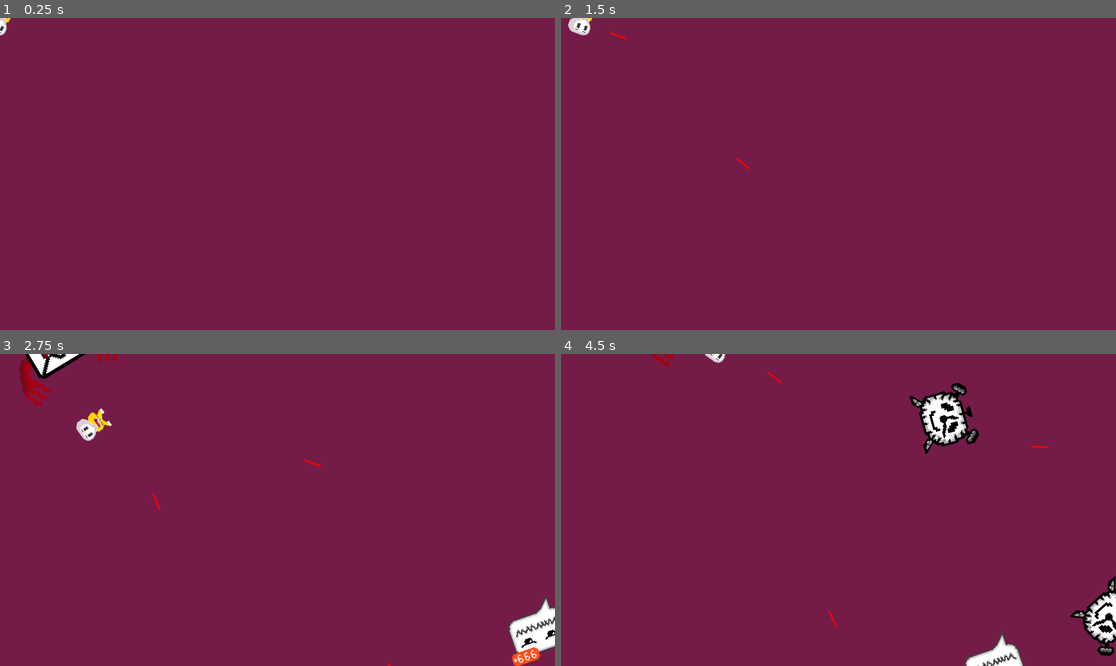
Above: before the commit, frames 1-4 (two rows, left to right).
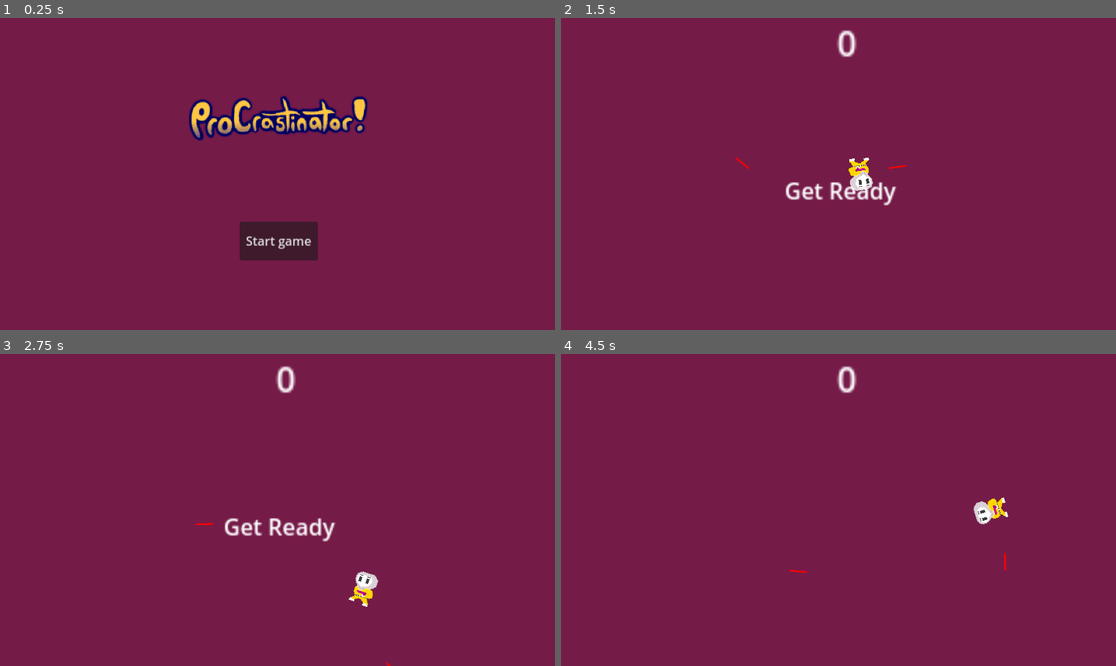
Above: after the commit, the same moments.

Repository: gitMelty/Pro-Crastinator
Game: Godot game, scene res://main.tscn
Two runs of this game, one before a commit and one after it. Both use one fixed random seed, a clock stepped at 60 frames per second and the inputs below.
Inputs (mouse positions are in pixels of both pictures, inside the frame that each line leads up to):
- Up to frame 1 (0.25 s): no input
- Up to frame 2 (1.5 s): click (838, 239) at 0.5 s, where only the run after the commit has a clickable "Start game"; tap Enter at 1.25 s; move the mouse to (960, 158) at 1.27 s; hold D (move_right) from 1.28 s (still down); click (960, 158) at 1.35 s
- Up to frame 3 (2.75 s): move the mouse to (166, 525) at 2.02 s; release D (move_right) at 2.03 s; hold S (move_down) from 2.03 s (still down); click (166, 525) at 2.1 s
- Up to frame 4 (4.5 s): move the mouse to (894, 441) at 2.77 s; release S (move_down) at 2.78 s; hold D (move_right) 2.78-3.53 s; click (894, 441) at 2.85 s; move the mouse to (810, 572) at 3.52 s; hold W (move_up) 3.53-4.28 s; click (810, 572) at 3.6 s; move the mouse to (1005, 556) at 4.27 s; hold A (move_left) from 4.28 s (still down); click (1005, 556) at 4.35 s

The runs differ from the first frame. In frame 1, 4.5% of the frame differs, in the area x 0-67%, y 0-78%; in frame 2, 1.4%; in frame 3, 3.7%; in frame 4, 3.9%.

Commit message:
Added HUD, laser collision and enemy collision, new game and game over states

Diff:
--- a/twin-stick-shooter/Player.tscn
+++ b/twin-stick-shooter/Player.tscn
@@ -1,10 +1,19 @@
-[gd_scene load_steps=5 format=3 uid="uid://b2yw21h5k8lbu"]
+[gd_scene load_steps=6 format=3 uid="uid://b2yw21h5k8lbu"]
 
 [ext_resource type="Script" uid="uid://bxuenpsqti65i" path="res://player.gd" id="1_kpjcp"]
+[ext_resource type="Texture2D" uid="uid://ct2ge0o7orxk4" path="res://art/player_flipped.png" id="2_kne1u"]
 [ext_resource type="Texture2D" uid="uid://bfj2n2c8lucec" path="res://art/player.png" id="2_kpjcp"]
 
 [sub_resource type="SpriteFrames" id="SpriteFrames_dtqjt"]
 animations = [{
+"frames": [{
+"duration": 1.0,
+"texture": ExtResource("2_kne1u")
+}],
+"loop": true,
+"name": &"flipped",
+"speed": 5.0
+}, {
 "frames": [],
 "loop": true,
 "name": &"up",
@@ -23,7 +32,7 @@
 radius = 48.0
 height = 128.0
 
-[node name="Player" type="CharacterBody2D"]
+[node name="Player" type="CharacterBody2D" groups=["Player"]]
 script = ExtResource("1_kpjcp")
 metadata/_edit_group_ = true
 
@@ -33,8 +42,13 @@
 sprite_frames = SubResource("SpriteFrames_dtqjt")
 animation = &"walk"
 
-[node name="CollisionShape2D" type="CollisionShape2D" parent="."]
+[node name="Area2D" type="Area2D" parent="."]
+
+[node name="CollisionShape2D" type="CollisionShape2D" parent="Area2D"]
 shape = SubResource("CapsuleShape2D_5ncpa")
 
 [node name="Muzzle" type="Marker2D" parent="."]
-position = Vector2(-95, 0)
+position = Vector2(-91, 0)
+
+[connection signal="area_entered" from="Area2D" to="." method="_on_area_2d_area_entered"]
+[connection signal="body_entered" from="Area2D" to="." method="_on_area_2d_body_entered"]
--- /dev/null
+++ b/twin-stick-shooter/hud.gd
@@ -0,0 +1,45 @@
+extends CanvasLayer
+
+
+# Called when the node enters the scene tree for the first time.
+func _ready() -> void:
+	pass # Replace with function body.
+
+
+# Called every frame. 'delta' is the elapsed time since the previous frame.
+#func _process(delta: float) -> void:
+	#pass
+
+signal start_game
+
+func show_message(text):
+	$Message.text = text
+	$Message.show()
+	$MessageTimer.start()
+
+func show_game_over():
+	show_message("Game Over")
+	# Wait until the MessageTimer has counted down.
+	await $MessageTimer.timeout
+
+	# Make a one-shot timer and wait for it to finish.
+	await get_tree().create_timer(1.0).timeout
+	$StartButton.show()
+
+func update_score(score):
+	$ScoreLabel.text = str(score)
+
+
+func show_logo():
+	await get_tree().create_timer(3.0).timeout
+	$Logo.show()
+
+func hide_logo():
+	$Logo.hide()
+
+func _on_start_button_pressed() -> void: #emit start game signal when pressing the start button
+	$StartButton.hide()
+	start_game.emit()
+
+func _on_message_timer_timeout() -> void:
+	$Message.hide()
--- /dev/null
+++ b/twin-stick-shooter/hud.tscn
@@ -0,0 +1,65 @@
+[gd_scene load_steps=3 format=3 uid="uid://xrrh4lyiryow"]
+
+[ext_resource type="Script" uid="uid://cu4vrthambo2w" path="res://hud.gd" id="1_37p78"]
+[ext_resource type="Texture2D" uid="uid://bfxlrro7qcih2" path="res://art/logo.png" id="2_64ctp"]
+
+[node name="HUD" type="CanvasLayer"]
+script = ExtResource("1_37p78")
+
+[node name="MessageTimer" type="Timer" parent="."]
+wait_time = 3.0
+
+[node name="ScoreLabel" type="Label" parent="."]
+anchors_preset = 5
+anchor_left = 0.5
+anchor_right = 0.5
+offset_left = -5.0
+offset_right = 5.0
+offset_bottom = 23.0
+grow_horizontal = 2
+scale = Vector2(7.4, 7.4)
+size_flags_horizontal = 4
+horizontal_alignment = 1
+vertical_alignment = 1
+
+[node name="Message" type="Label" parent="."]
+anchors_preset = 8
+anchor_left = 0.5
+anchor_top = 0.5
+anchor_right = 0.5
+anchor_bottom = 0.5
+offset_left = -480.0
+offset_right = -280.0
+offset_bottom = 23.0
+grow_horizontal = 2
+grow_vertical = 2
+scale = Vector2(4.895, 4.895)
+size_flags_horizontal = 4
+horizontal_alignment = 1
+vertical_alignment = 1
+autowrap_mode = 2
+
+[node name="StartButton" type="Button" parent="."]
+anchors_preset = 7
+anchor_left = 0.5
+anchor_top = 1.0
+anchor_right = 0.5
+anchor_bottom = 1.0
+offset_left = -130.99994
+offset_top = -374.99994
+offset_right = -30.179932
+offset_bottom = -324.99994
+grow_horizontal = 2
+grow_vertical = 0
+scale = Vector2(2.685, 2.685)
+text = "Start game"
+
+[node name="Logo" type="Sprite2D" parent="."]
+position = Vector2(958, 341)
+texture = ExtResource("2_64ctp")
+
+[node name="LogoTimer" type="Timer" parent="."]
+wait_time = 3.0
+
+[connection signal="timeout" from="MessageTimer" to="." method="_on_message_timer_timeout"]
+[connection signal="pressed" from="StartButton" to="." method="_on_start_button_pressed"]
--- a/twin-stick-shooter/laser.gd
+++ b/twin-stick-shooter/laser.gd
@@ -20,6 +20,11 @@
 
 
 
-func _on_body_entered(body: Node2D) -> void:
-	if body.is_in_group("mobs"):
-		body.queue_free()
+func _on_body_entered(body: RigidBody2D) -> void:
+	body.queue_free()
+	queue_free()
+
+
+
+func _on_visible_on_screen_notifier_2d_screen_exited() -> void:
+	queue_free()
--- a/twin-stick-shooter/laser.tscn
+++ b/twin-stick-shooter/laser.tscn
@@ -20,4 +20,7 @@
 position = Vector2(-0.5, 0)
 shape = SubResource("RectangleShape2D_6vqwg")
 
+[node name="VisibleOnScreenNotifier2D" type="VisibleOnScreenNotifier2D" parent="."]
+
 [connection signal="body_entered" from="." to="." method="_on_body_entered"]
+[connection signal="screen_exited" from="VisibleOnScreenNotifier2D" to="." method="_on_visible_on_screen_notifier_2d_screen_exited"]
--- a/twin-stick-shooter/main.gd
+++ b/twin-stick-shooter/main.gd
@@ -5,22 +5,33 @@
 @onready var laser_container = $LaserContainer
 
 var player = null
+var score
 
 func _ready():
-	new_game()
-	player = get_tree().get_first_node_in_group("Player")
+	$Player.hide()
 
+
+
+var startpos = Vector2(960, 540)
 
 func shoot():
 	Input.action_press("shoot")
 
 func new_game():
-	#$Node2D.start($StartPosition.position)
+	$HUD.update_score(score)
+	get_tree().call_group("mobs", "queue_free")
+	$Player.show()
+	$Player.global_position = startpos
+	$HUD.show_message("Get Ready")
+	score = 0
+	$HUD.update_score(score)
+	$HUD.hide_logo()
 	$StartTimer.start()
-	get_tree().call_group("mobs", "queue_free")
+
 
 func _on_start_timer_timeout():
 	$MobTimer.start()
+
 
 func _on_mob_timer_timeout() -> void:
 	var mob = mob_scene.instantiate()
@@ -45,3 +56,13 @@
 	laser_container.owner.add_child(laser)
 	laser.global_position = location
 	laser.transform = $Player/Muzzle.global_transform
+
+func _on_child_exiting_tree(_body: RigidBody2D) -> void:
+	score += 1
+	$HUD.update_score(score)
+
+func game_over() -> void:
+	$MobTimer.stop()
+	$HUD.show_game_over()
+	get_tree().call_group("mobs", "queue_free")
+	$HUD.show_logo()
--- a/twin-stick-shooter/main.tscn
+++ b/twin-stick-shooter/main.tscn
@@ -1,8 +1,9 @@
-[gd_scene load_steps=5 format=3 uid="uid://bfcusb2e5v2fj"]
+[gd_scene load_steps=6 format=3 uid="uid://bfcusb2e5v2fj"]
 
 [ext_resource type="Script" uid="uid://ckkeghwqjxvr0" path="res://main.gd" id="1_0xm2m"]
 [ext_resource type="PackedScene" uid="uid://b2yw21h5k8lbu" path="res://Player.tscn" id="1_ig7tw"]
 [ext_resource type="PackedScene" uid="uid://cjm3ncdt7h05b" path="res://mob.tscn" id="2_h2yge"]
+[ext_resource type="PackedScene" uid="uid://xrrh4lyiryow" path="res://hud.tscn" id="4_1bvp3"]
 
 [sub_resource type="Curve2D" id="Curve2D_7dm0k"]
 _data = {
@@ -25,6 +26,8 @@
 [node name="Player" parent="." instance=ExtResource("1_ig7tw")]
 
 [node name="StartTimer" type="Timer" parent="."]
+wait_time = 5.0
+one_shot = true
 
 [node name="MobTimer" type="Timer" parent="."]
 wait_time = 0.5
@@ -38,6 +41,15 @@
 
 [node name="LaserContainer" type="Node2D" parent="."]
 
+[node name="HUD" parent="." instance=ExtResource("4_1bvp3")]
+
+[connection signal="child_exiting_tree" from="." to="." method="_on_child_exiting_tree"]
+[connection signal="tree_exited" from="." to="." method="_on_tree_exited"]
+[connection signal="hit" from="Player" to="." method="game_over"]
 [connection signal="laser_shot" from="Player" to="." method="_on_player_laser_shot"]
 [connection signal="timeout" from="StartTimer" to="." method="_on_start_timer_timeout"]
 [connection signal="timeout" from="MobTimer" to="." method="_on_mob_timer_timeout"]
+[connection signal="tree_exited" from="MobPath" to="." method="_on_mob_path_tree_exited"]
+[connection signal="tree_exited" from="MobPath/MobSpawnLocation" to="." method="_on_mob_spawn_location_tree_exited"]
+[connection signal="start_game" from="HUD" to="." method="new_game"]
+[connection signal="tree_exited" from="HUD" to="." method="_on_hud_tree_exited"]
--- a/twin-stick-shooter/mob.gd
+++ b/twin-stick-shooter/mob.gd
@@ -7,3 +7,7 @@
 	var mob_types = Array($AnimatedSprite2D.sprite_frames.get_animation_names())
 	$AnimatedSprite2D.animation = mob_types.pick_random()
 	$AnimatedSprite2D.play()
+
+
+func _on_body_entered(body: Node) -> void:
+	pass # Replace with function body.
--- a/twin-stick-shooter/mob.tscn
+++ b/twin-stick-shooter/mob.tscn
@@ -37,9 +37,7 @@
 [sub_resource type="CircleShape2D" id="CircleShape2D_nokgg"]
 radius = 91.00549
 
-[node name="Mob" type="RigidBody2D"]
-light_mask = 2
-visibility_layer = 2
+[node name="Mob" type="RigidBody2D" groups=["mobs"]]
 collision_mask = 0
 mass = 0.001
 physics_material_override = SubResource("PhysicsMaterial_nokgg")
@@ -54,3 +52,8 @@
 [node name="CollisionShape2D" type="CollisionShape2D" parent="."]
 position = Vector2(7, 23)
 shape = SubResource("CircleShape2D_nokgg")
+
+[node name="VisibleOnScreenNotifier2D" type="VisibleOnScreenNotifier2D" parent="."]
+
+[connection signal="body_entered" from="." to="." method="_on_body_entered"]
+[connection signal="screen_exited" from="VisibleOnScreenNotifier2D" to="." method="_on_visible_on_screen_notifier_2d_screen_exited"]
--- a/twin-stick-shooter/player.gd
+++ b/twin-stick-shooter/player.gd
@@ -9,11 +9,8 @@
 @export var speed = 400
 var pos = get_local_mouse_position() - position
 
-
-
 func start():
 	position = pos
-	show()
 	$CollisionShape2D.disabled = false
 
 func shoot():
@@ -26,19 +23,27 @@
 	velocity = input_direction * speed
 
 
-func _process(delta):
-	if Input.is_action_just_pressed("shoot"):
+func _process(delta): #called every frame
+	if Input.is_action_just_pressed("shoot"): #shoot action
 		shoot()
 	get_input()
 
 
-func _physics_process(_delta):
+func _physics_process(_delta): #physics process called every frame
 	move_and_slide()
 	get_rotate()
 
 func get_rotate(): #rotation looking at mouse, can be changed to a more mobile friendly version if anyone knows how
 	rotation = get_global_mouse_position().angle_to_point(position)
 	velocity = transform.x * Input.get_axis("rotate_down", "rotate_up") * speed
+	#Flip
+	#if get_global_mouse_position().y > position.y: #&& $AnimatedSprite2D.is_flipped_h() == false:
+		#$AnimatedSprite2D.animation = "flipped"
+
+	#elif get_global_mouse_position().y < position.y: #&& $AnimatedSprite2D.is_flipped_h() == true:
+		#$AnimatedSprite2D.animation = "walk"
+
+
 
 signal hit
 
@@ -47,4 +52,10 @@
 	#hiding the player and emitting hit signal when colliding with mobs
 	hide()
 	hit.emit()
-	$CollisionShape2D.set_deferred("disabled", true)
+	#$CollisionShape2D.set_deferred("disabled", true)
+
+
+func _on_area_2d_area_entered(_body: RigidBody2D) -> void:
+	$Player.hide()
+	hit.emit()
+	#$CollisionShape2D.set_deferred("disabled", true)
--- a/twin-stick-shooter/project.godot
+++ b/twin-stick-shooter/project.godot
@@ -19,6 +19,10 @@
 
 window/size/viewport_width=1920
 window/size/viewport_height=1080
+
+[global_group]
+
+mobs=""
 
 [input]
 
--- /dev/null
+++ b/twin-stick-shooter/sprite_2d.gd
@@ -0,0 +1,10 @@
+extends Sprite2D
+
+# Called when the node enters the scene tree for the first time.
+func _ready() -> void:
+	pass # Replace with function body.
+
+
+# Called every frame. 'delta' is the elapsed time since the previous frame.
+func _process(delta: float) -> void:
+	pass
Binary file added: twin-stick-shooter/art/logo.png
Not shown, added: twin-stick-shooter/art/logo.png.import
Binary file added: twin-stick-shooter/art/muzzle.png
Not shown, added: twin-stick-shooter/art/muzzle.png.import
Binary file added: twin-stick-shooter/art/player_flipped.png
Not shown, added: twin-stick-shooter/art/player_flipped.png.import
Not shown, added: twin-stick-shooter/hud.gd.uid
Not shown, added: twin-stick-shooter/sprite_2d.gd.uid
Not shown, removed: twin-stick-shooter/art/player.kra
